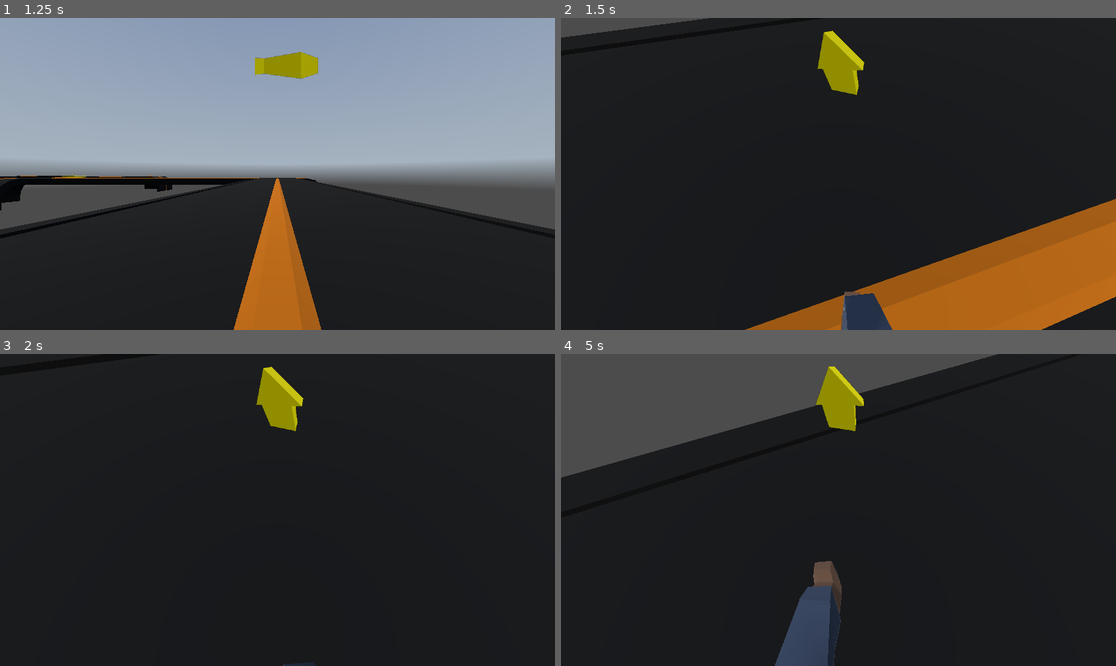
Above: before the commit, frames 1-4 (two rows, left to right).
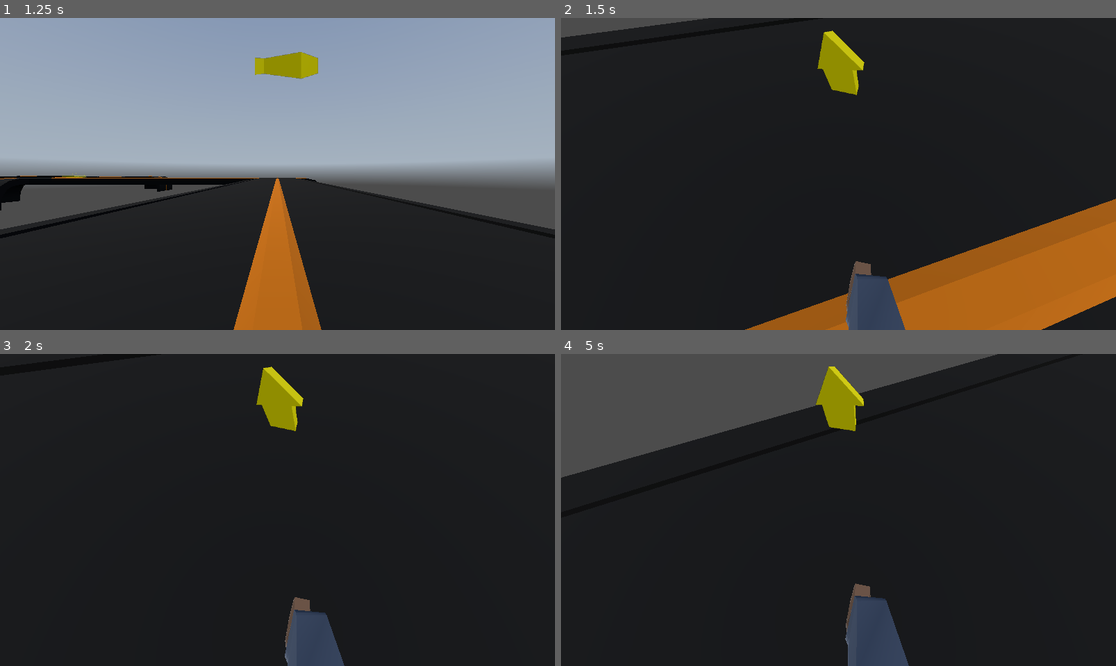
Above: after the commit, the same moments.

Repository: dairycultist/CityZoomer
Game: Godot game, scene res://title.tscn
The game is run twice, just before and just after one commit, with the same random seed, the same clock (stepped at 60 frames per second) and the same inputs. A sky picture missing from this copy of the repository is replaced by a grey-blue gradient.
Inputs (mouse positions are in pixels of both pictures, inside the frame that each line leads up to):
- Up to frame 1 (1.25 s): click "Infinite Run" at 0.5 s
- Up to frame 2 (1.5 s): tap Enter at 1.25 s; move the mouse to (866, 174) at 1.27 s; hold W (walk_up) from 1.28 s (still down); hold Space (jump) from 1.28 s (still down)
- Up to frame 3 (2 s): keep holding W (walk_up); keep holding Space (jump)
- Up to frame 4 (5 s): keep holding W (walk_up); move the mouse to (810, 510) at 2.02 s; release Space (jump) at 2.03 s; tap Space (jump) at 2.1, 2.27, 2.57, 3.6, 3.77, 4.07 s; move the mouse to (849, 503) at 2.77 s; hold Space (jump) 2.78-3.53 s; move the mouse to (832, 516) at 3.52 s; move the mouse to (877, 513) at 4.27 s; hold Space (jump) from 4.28 s (still down)

Frame 1 is identical in both runs. In frame 2, 1.2% of the frame differs, in the area x 50-63%, y 77-100%; in frame 3, 1.6%; in frame 4, 4.5%, in the area x 38-63%, y 66-100%.

Commit message:
Run animation

Diff:
--- a/player/player_controller.gd
+++ b/player/player_controller.gd
@@ -13,12 +13,19 @@
 var camera_pitch := 0.0
 
 func _ready() -> void:
+
 	Input.set_mouse_mode(Input.MOUSE_MODE_CAPTURED)
 	$PauseMenu.visible = false
 
-	$Model/AnimationPlayer.current_animation = "Armature|Walk"
+func _process(delta: float) -> void:
 
-func _process(delta: float) -> void:
+	# animation
+	if not is_on_floor():
+		$Model/AnimationPlayer.play("Armature|Idle", 1.0) # todo jump
+	elif velocity.length() > 0.1:
+		$Model/AnimationPlayer.play("Armature|Walk", 0.2)
+	else:
+		$Model/AnimationPlayer.play("Armature|Idle", 0.2)
 
 	# gravity
 	velocity.y -= 25 * delta
Binary file changed: player/mercenary.fbx
